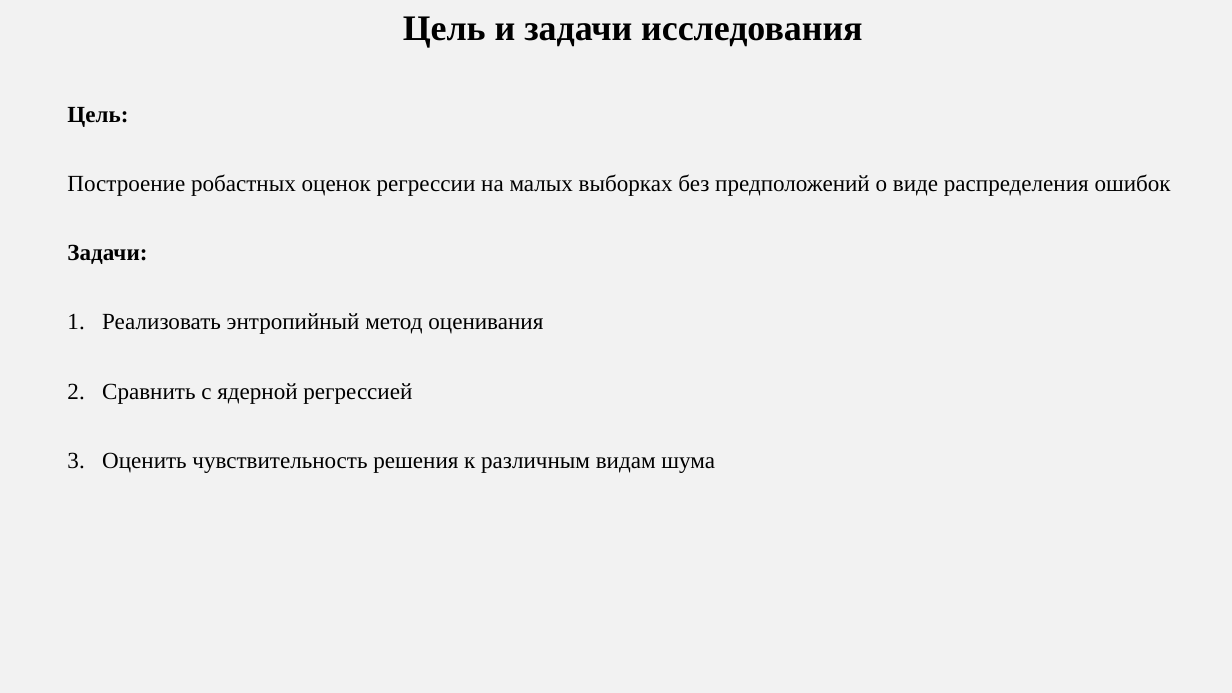
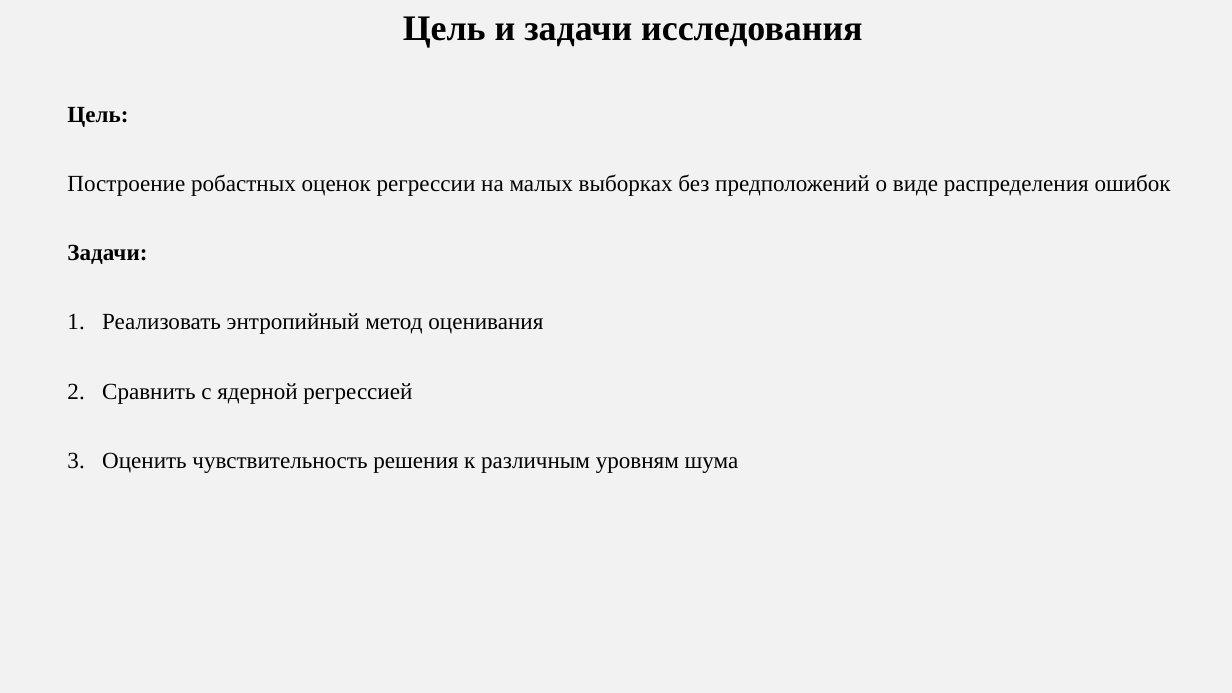
Before and after one commit to AnfimovAleksandr/mag_diploma, a slide deck: slide 3 of Тезис_для_конференции/Anfimov_tezis.pptx. Drawn at 1232x693 pixels with LibreOffice and Linux fonts; fonts in the diff are those of the drawing. Boxes give left, top, right and bottom in pixels: in the first picture for what was removed or moved away, otherwise in the second. Text is boxed around its words. In the diff, an @@ line names an element or a change of style, - is before the commit and + after.

```diff
--- a/Тезис_для_конференции/Anfimov_tezis.pptx
+++ b/Тезис_для_конференции/Anfimov_tezis.pptx
@@ text at (102, 452, 739, 473): text changed @@
-3. Оценить чувствительность решения к различным видам шума
+3. Оценить чувствительность решения к различным уровням шума
```
Also in this commit, not shown: 2 other slides changed, 1 slide added, 1 slide removed, 2 other files.
